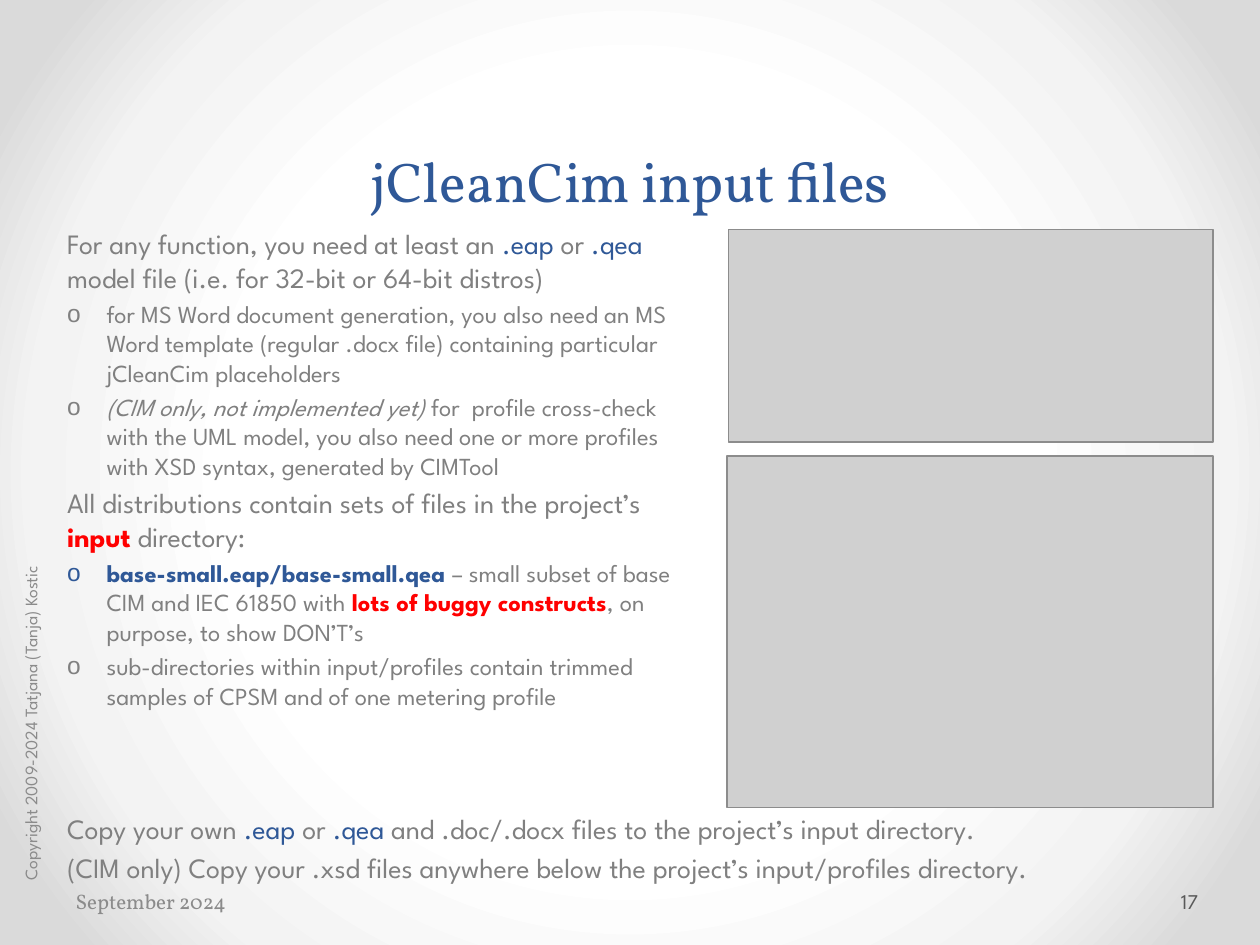
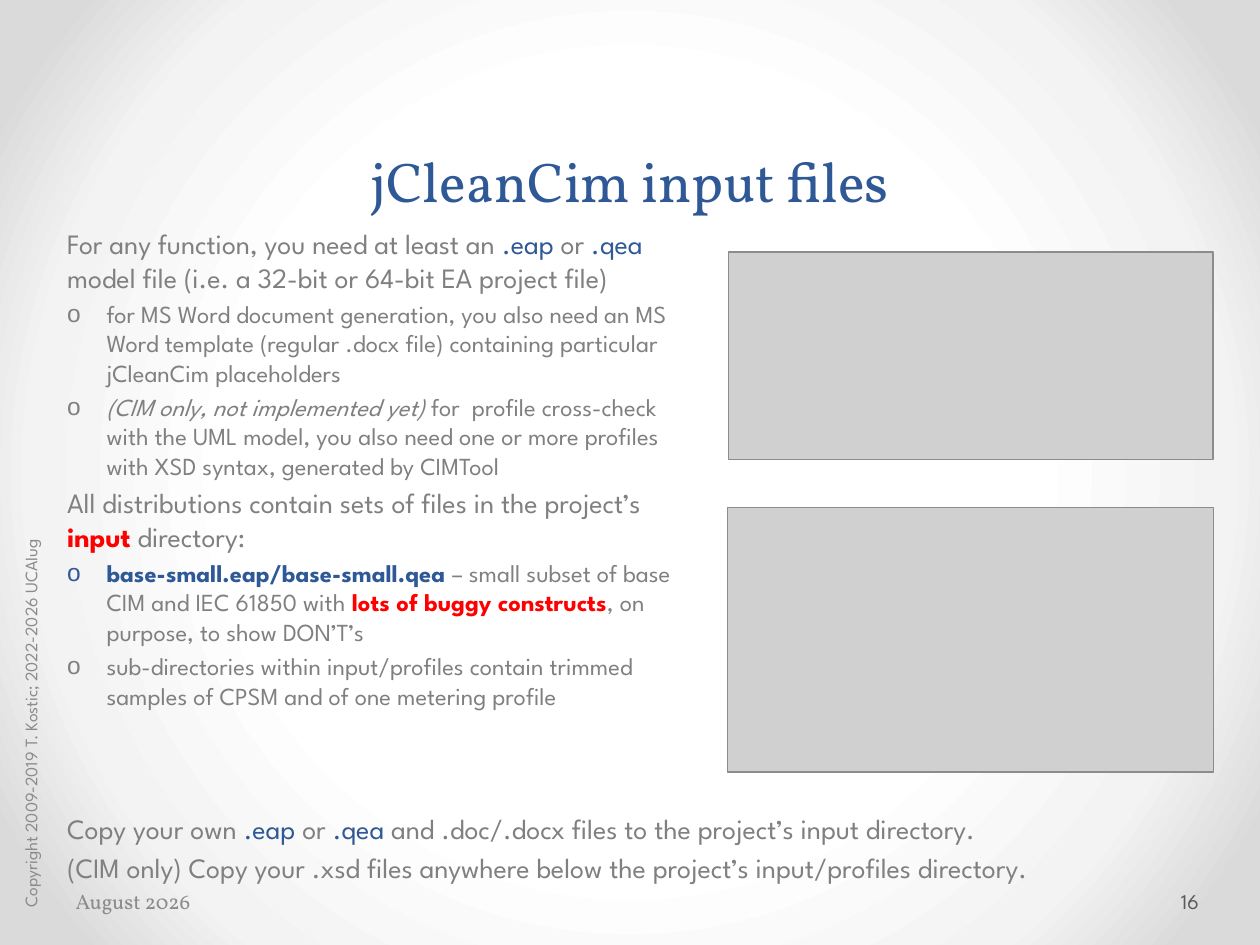
Before and after one commit to cimug-org/jCleanCim, a slide deck: slide 16 of doc/jCleanCimIntro.pptx (slide 17 before the commit). Drawn at 1260x945 pixels with LibreOffice and Linux fonts; fonts in the diff are those of the drawing; grey boxes stand for pictures. Boxes give left, top, right and bottom in pixels: in the first picture for what was removed or moved away, otherwise in the second. Text is boxed around its words. In the diff, an @@ line names an element or a change of style, - is before the commit and + after.

```diff
--- a/doc/jCleanCimIntro.pptx
+++ b/doc/jCleanCimIntro.pptx
@@ text at (x1=67, y1=234, x2=643, y2=294): text changed @@
-For any function, you need at least an .eap or .qea model file (i.e. for 32-bit or 64-bit distros)
+For any function, you need at least an .eap or .qea model file (i.e. a 32-bit or 64-bit EA project file)
@@ picture resized from (x1=728, y1=229, x2=1213, y2=442) to (x1=728, y1=252, x2=1213, y2=459) @@
@@ picture resized from (x1=727, y1=456, x2=1213, y2=808) to (x1=728, y1=508, x2=1215, y2=772) @@
@@ text at (x1=17, y1=544, x2=43, y2=906): text changed @@
-Copyright 2009-2024 Tatjana (Tanja) Kostic
+Copyright 2009-2019 T. Kostic; 2022-2026 UCAIug
@@ text at (x1=76, y1=895, x2=191, y2=914): text changed @@
-September 2024
+August 2026
@@ page number at (x1=1181, y1=895, x2=1199, y2=909): text changed @@
-17
+16
```
Also in this commit, not shown: 75 other slides changed, 1 slide removed, 53 other files.
